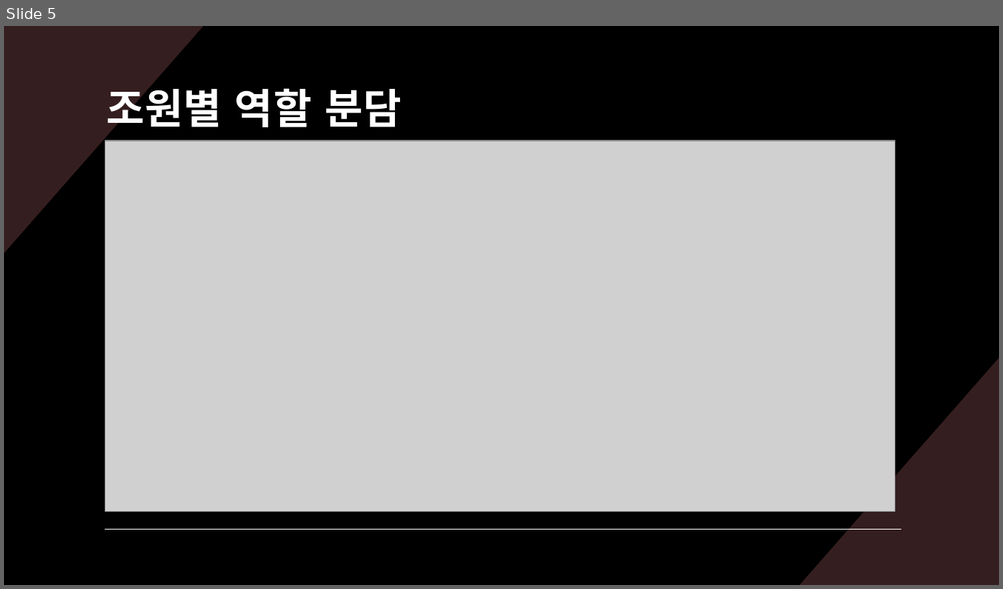
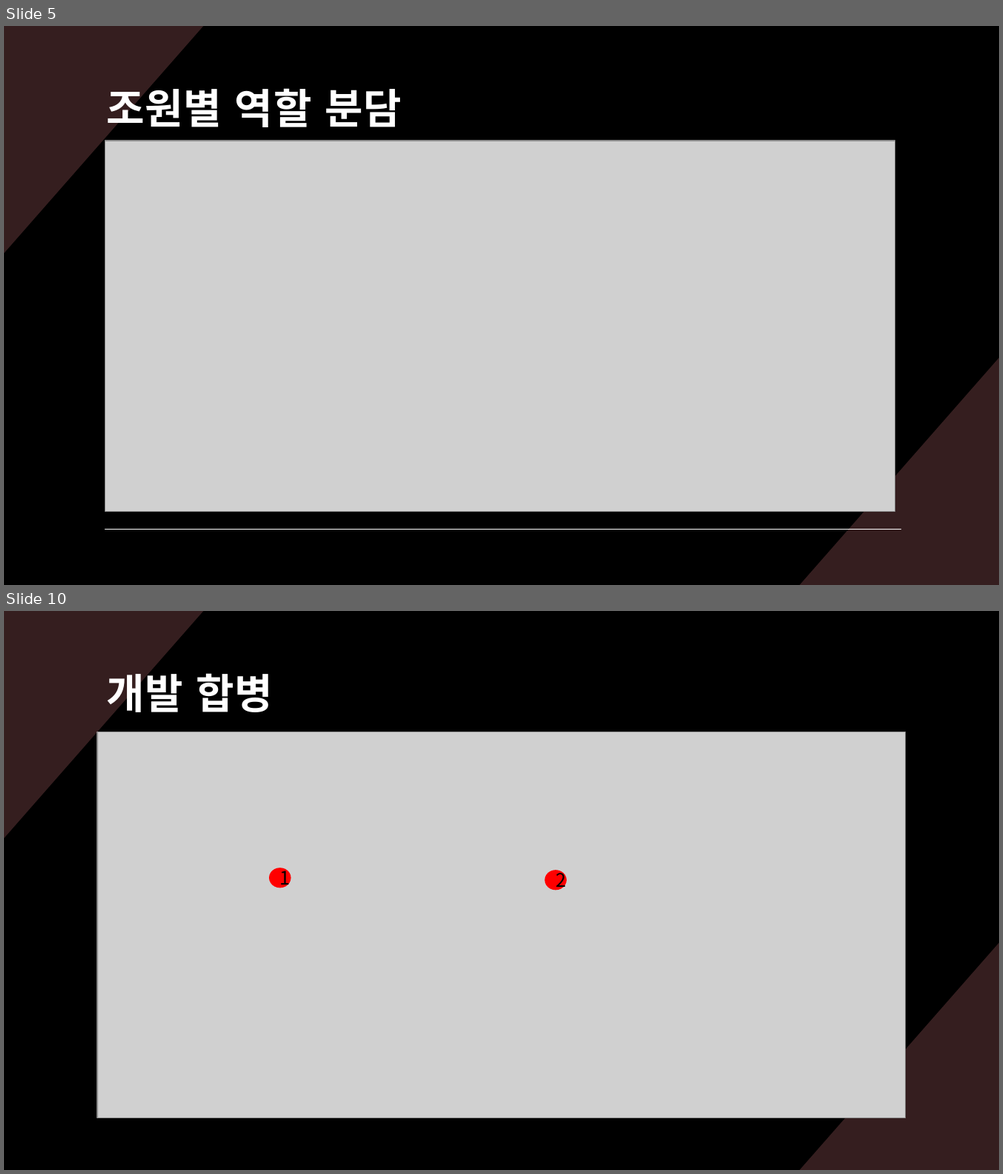
Before and after one commit to sjml2002/oss_kwboj_6, a slide deck: 발표.pptx. Shown one above the other, each under a label of ours: slide 5 before the commit, slides 5 and 10 after it; the slides between them are not shown. The pictures are 1003x589 and 1003x1174 pixels, drawn with LibreOffice and Linux fonts; fonts in the diff are those of the drawing; grey boxes stand for pictures. Boxes give left, top, right and bottom in pixels: in the first picture for what was removed or moved away, otherwise in the second. Text is boxed around its words. In the diff, an @@ line names an element or a change of style, - is before the commit and + after.

```diff
--- a/발표.pptx
+++ b/발표.pptx
@@ slide 10 added at <box>4,611,999,1170</box>, background #000000; not listed: 2 template elements that a slide beside it also shows @@
@@ text added at <box>106,667,273,719</box>, 40 pt, text #FFFFFF, bold @@
+개발 합병
@@ picture added at <box>97,732,905,1119</box> @@
@@ ellipse added at <box>270,869,290,888</box>, fill #FF0000, outline #FF0000 1 pt, 18 pt, text #000000 @@
+1
@@ ellipse added at <box>545,871,566,890</box>, fill #FF0000, outline #FF0000 1 pt, 18 pt, text #000000 @@
+2
```
Also in this commit, not shown: 1 slide changed, 5 other slides added, 1 slide removed.
